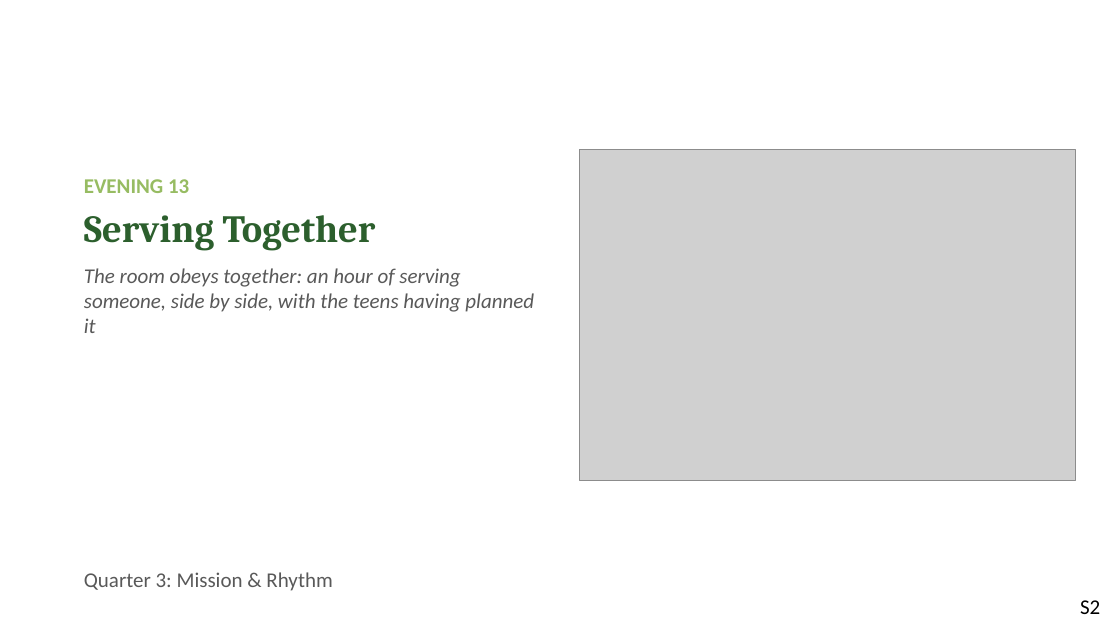
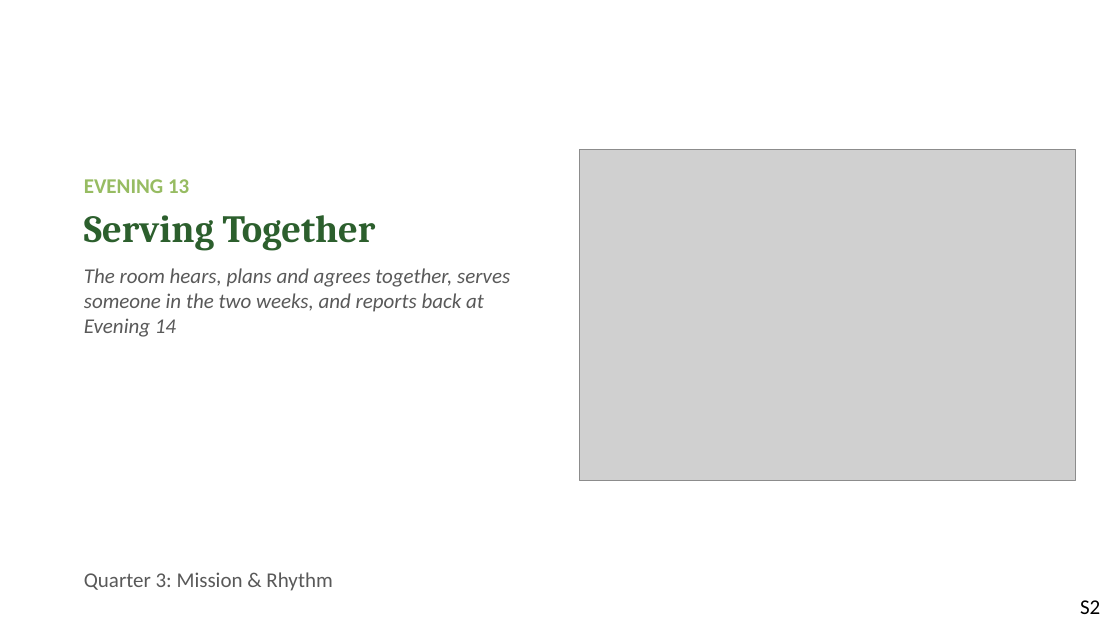
Before and after one commit to jgtittle-ministries/fellowship-of-the-heart-pilot-at-cca-dev, a slide deck: slide 2 of _implementation-notes/evening-series/FotH Evening Session 13a Slides DRAFT v1.pptx. Drawn at 1120x630 pixels with LibreOffice and Linux fonts; fonts in the diff are those of the drawing; grey boxes stand for pictures. Boxes give left, top, right and bottom in pixels: in the first picture for what was removed or moved away, otherwise in the second. Text is boxed around its words. In the diff, an @@ line names an element or a change of style, - is before the commit and + after.

```diff
--- a/_implementation-notes/evening-series/FotH Evening Session 13a Slides DRAFT v1.pptx
+++ b/_implementation-notes/evening-series/FotH Evening Session 13a Slides DRAFT v1.pptx
@@ text at box(84, 268, 510, 337): text changed @@
-The room obeys together: an hour of serving someone, side by side, with the teens having planned it
+The room hears, plans and agrees together, serves someone in the two weeks, and reports back at Evening 14
```
Also in this commit, not shown: 11 other slides changed, 3 slides added, 28 other files.
